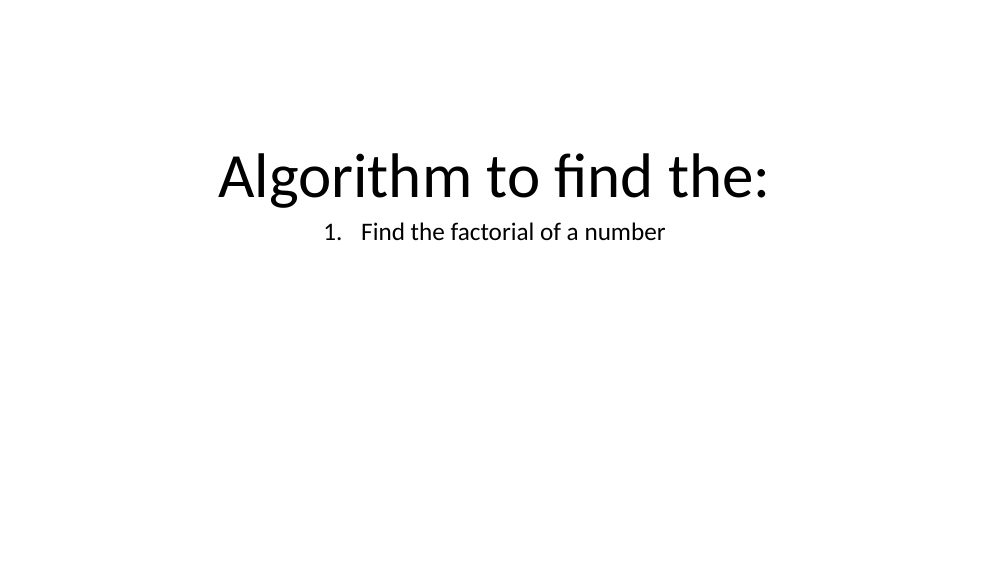
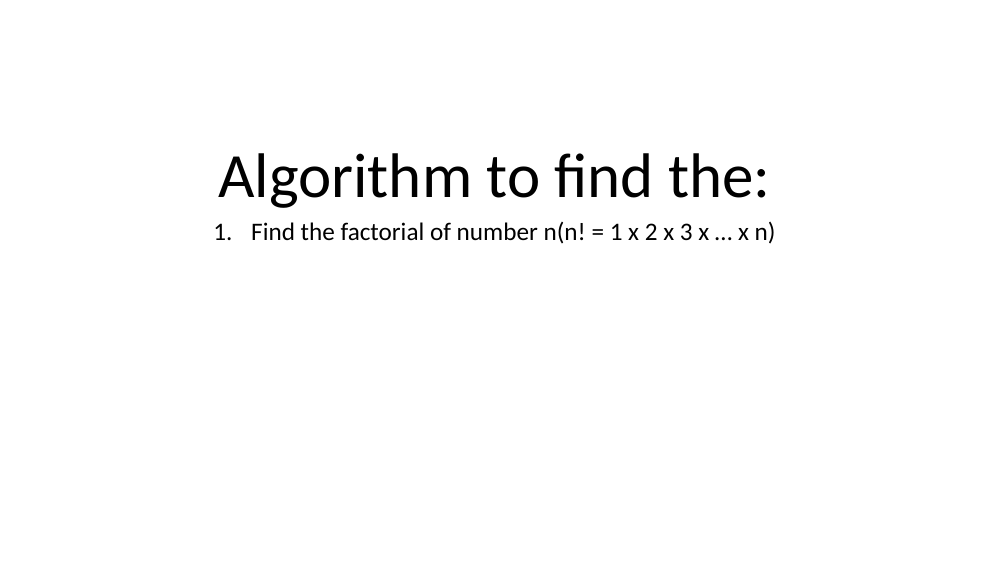
Before and after one commit to 3l4k/Lotanna_OkekeCSC102, a slide deck: slide 14 of Lotanna OkekeAA1.pptx (slide 17 before the commit). Drawn at 1008x567 pixels with LibreOffice and Linux fonts; fonts in the diff are those of the drawing. Boxes give left, top, right and bottom in pixels: in the first picture for what was removed or moved away, otherwise in the second. Text is boxed around its words. In the diff, an @@ line names an element or a change of style, - is before the commit and + after.

```diff
--- a/Lotanna OkekeAA1.pptx
+++ b/Lotanna OkekeAA1.pptx
@@ subtitle at [251,222,776,244]: text changed @@
-1. Find the factorial of a number
+1. Find the factorial of number n(n! = 1 x 2 x 3 x … x n)
```
Also in this commit, not shown: 5 other slides changed, 3 slides removed, 1 other file.
